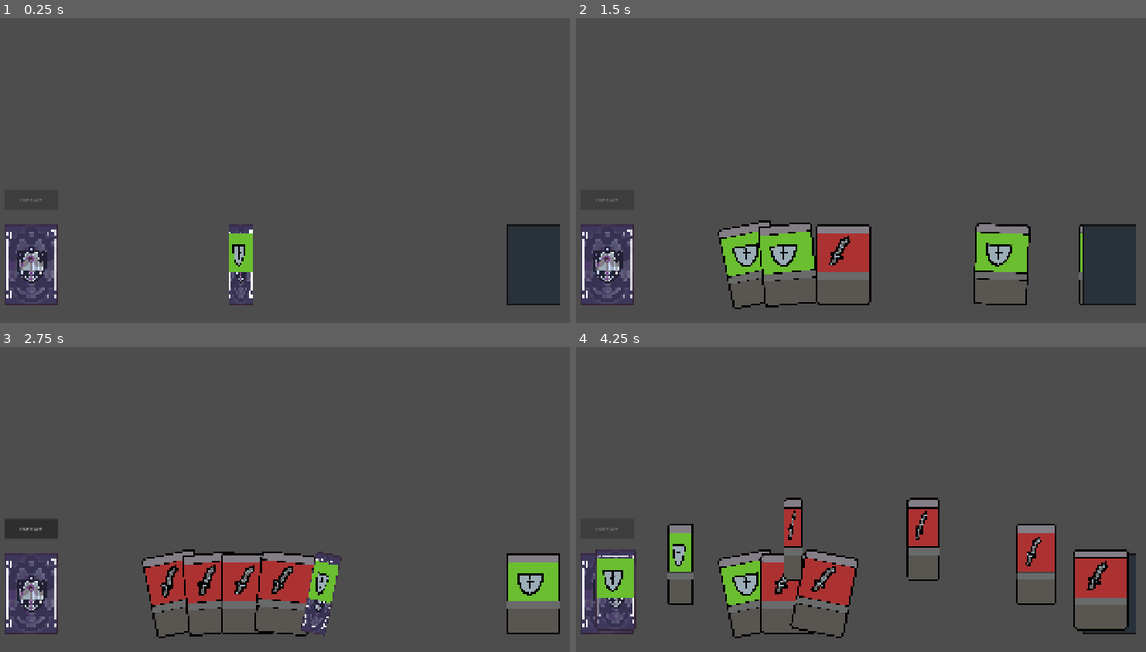
Above: before the commit, frames 1-4 (two rows, left to right).
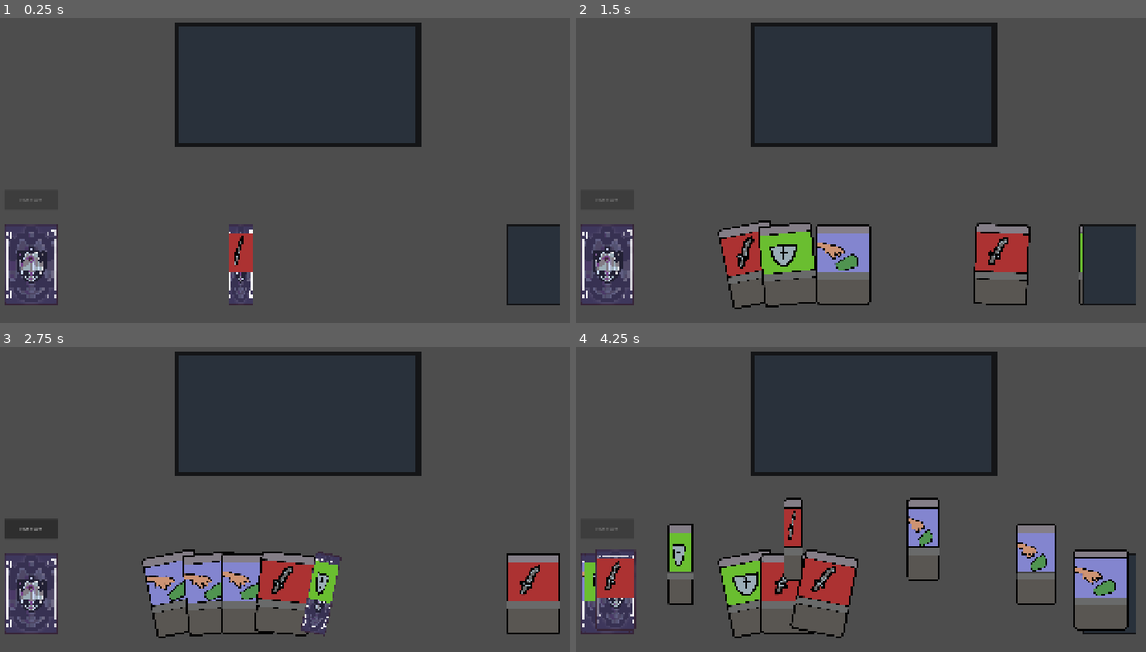
Above: after the commit, the same moments.

Repository: SevvyP/untitled
Game: Godot game, scene res://scenes/main.tscn
The game is run twice, just before and just after one commit, with the same random seed, the same clock (stepped at 60 frames per second) and the same inputs.
Inputs (mouse positions are in pixels of both pictures, inside the frame that each line leads up to):
- Up to frame 1 (0.25 s): no input
- Up to frame 2 (1.5 s): drag from (752, 265) to (918, 82) at 0.52 s; click "End turn" at 1.25 s
- Up to frame 3 (2.75 s): drag from (535, 594) to (96, 594) at 2.02 s
- Up to frame 4 (4.25 s): click "End turn" at 2.75 s; move the mouse to (918, 411) at 3.52 s; click (918, 411) at 3.67 s

The runs differ from the first frame. In frame 1, 18% of the frame differs, in the area x 30-74%, y 1-84%; in frame 2, 21%; in frame 3, 21%; in frame 4, 21%, in the area x 1-97%, y 1-94%.

Commit message:
feat: implement card effects

Diff:
--- a/cards/Defend.tres
+++ b/cards/Defend.tres
@@ -1,9 +1,13 @@
 [gd_resource type="Resource" script_class="CardData" format=3 uid="uid://dkxy5syocqevi"]
 
-[ext_resource type="Texture2D" uid="uid://cpamk1avsjxct" path="res://sprites/defend.png" id="1_3c464"]
-[ext_resource type="Script" uid="uid://yegwd4iidb46" path="res://scripts/card_data.gd" id="2_blkgl"]
+[ext_resource type="Texture2D" uid="uid://cpamk1avsjxct" path="res://sprites/defend.png" id="1_npllq"]
+[ext_resource type="Script" uid="uid://yegwd4iidb46" path="res://scripts/card_data.gd" id="2_vp3g3"]
 
 [resource]
-script = ExtResource("2_blkgl")
-art = ExtResource("1_3c464")
+script = ExtResource("2_vp3g3")
+card_name = "Defend"
+art = ExtResource("1_npllq")
+card_effects = Dictionary[int, int]({
+1: 6
+})
 metadata/_custom_type_script = "uid://yegwd4iidb46"
--- a/cards/Strike.tres
+++ b/cards/Strike.tres
@@ -6,4 +6,7 @@
 [resource]
 script = ExtResource("1_ewkst")
 art = ExtResource("1_why84")
+card_effects = Dictionary[int, int]({
+0: 6
+})
 metadata/_custom_type_script = "uid://yegwd4iidb46"
--- /dev/null
+++ b/cards/draw.tres
@@ -0,0 +1,14 @@
+[gd_resource type="Resource" script_class="CardData" format=3 uid="uid://cyumsiykwrd6x"]
+
+[ext_resource type="Texture2D" uid="uid://20vm4rdnto5j" path="res://sprites/draw.png" id="1_eb5rf"]
+[ext_resource type="Script" uid="uid://yegwd4iidb46" path="res://scripts/card_data.gd" id="1_pvn7b"]
+
+[resource]
+script = ExtResource("1_pvn7b")
+card_name = "Draw"
+description = "Draw 2 cards"
+art = ExtResource("1_eb5rf")
+card_effects = Dictionary[int, int]({
+2: 2
+})
+metadata/_custom_type_script = "uid://yegwd4iidb46"
--- a/scenes/main.tscn
+++ b/scenes/main.tscn
@@ -2,7 +2,11 @@
 
 [ext_resource type="Script" uid="uid://pv4jwrwfe5sj" path="res://scripts/main.gd" id="1_0wfyh"]
 [ext_resource type="PackedScene" uid="uid://2by5rxdywvdw" path="res://prefabs/game_view.tscn" id="2_sugp2"]
+[ext_resource type="Texture2D" uid="uid://booqbd5npgygp" path="res://sprites/card_pile_holder.png" id="4_jyhfs"]
 [ext_resource type="Script" uid="uid://bad21sxhga4fv" path="res://scripts/input_manager.gd" id="6_tefeu"]
+
+[sub_resource type="RectangleShape2D" id="RectangleShape2D_jyhfs"]
+size = Vector2(768, 384)
 
 [node name="battle" type="Node2D" unique_id=759941962]
 script = ExtResource("1_0wfyh")
@@ -19,4 +23,20 @@
 [node name="input_manager" type="Node2D" parent="." unique_id=1147601031]
 script = ExtResource("6_tefeu")
 
+[node name="play_box" type="Area2D" parent="." unique_id=1864854900]
+position = Vector2(80, -192)
+collision_layer = 2
+collision_mask = 2
+metadata/_edit_group_ = true
+
+[node name="Sprite2D" type="Sprite2D" parent="play_box" unique_id=632774017]
+position = Vector2(928, 504)
+rotation = 1.5707964
+scale = Vector2(0.75, 1)
+texture = ExtResource("4_jyhfs")
+
+[node name="CollisionShape2D" type="CollisionShape2D" parent="play_box" unique_id=1803472492]
+position = Vector2(928, 504)
+shape = SubResource("RectangleShape2D_jyhfs")
+
 [connection signal="pressed" from="end_turn" to="." method="_on_button_pressed"]
--- a/scripts/card.gd
+++ b/scripts/card.gd
@@ -12,6 +12,7 @@
 var is_animating: bool = false
 var in_hand_pos: Vector2
 var in_hand_rot: float
+var appearance_tween : Tween
 
 const CARD_DEFAULT_SCALE := Vector2(0.33, 0.33)
 
@@ -75,23 +76,37 @@
 	z_index = 10
 
 
-## Stops dragging and restores the card's hand position.
+## Releases the card at its current position.
 func stop_dragging() -> void:
-	if not is_dragging:
-		return
+	if appearance_tween and appearance_tween.is_valid():
+		appearance_tween.kill()
+	is_dragging = false
+	z_index = 0
+	scale = CARD_DEFAULT_SCALE
 
-	is_dragging = false
-	global_position = in_hand_pos
-	rotation = in_hand_rot
-	z_index = 0
+## Returns a released card to its hand position.
+func return_to_hand() -> void:
+	is_animating = true
 
-	await tween_anim(1)
+	var tween: Tween = create_tween().set_parallel(true)
+	tween.set_trans(Tween.TRANS_CUBIC)
+	tween.set_ease(Tween.EASE_OUT)
+
+	tween.tween_property(self, "global_position", in_hand_pos, 0.15)
+	tween.tween_property(self, "rotation", in_hand_rot, 0.15)
+	tween.tween_property(self, "scale", CARD_DEFAULT_SCALE, 0.15)
+
+	await tween.finished
+	is_animating = false
 
 
 ## Plays the card hover or return animation.[br]
 ## Type 0 enlarges the card; type 1 restores its default scale.
 func tween_anim(type: int) -> void:
+	if appearance_tween and appearance_tween.is_valid():
+		appearance_tween.kill()
 	var tween: Tween = create_tween()
+	appearance_tween = tween
 
 	match type:
 		0: # picked up animation
--- a/scripts/card_data.gd
+++ b/scripts/card_data.gd
@@ -4,10 +4,18 @@
 @export var card_name: String = "Strike"
 @export var cost: int = 1
 @export_multiline var description: String = "Deal 6 damage."
-@export var attack: int = 6
-@export var block: int = 0
 @export var art: Texture2D
 
-# Card behaviour as an enum keeps "what does this card do" data-driven.
-enum Effect { ATTACK, DEFEND, DRAW }
-@export var effects: Array[Effect] = [Effect.ATTACK]
+## The list of effects that a card can perform
+enum Effect { ATTACK, DEFEND, DRAW, INFLICT_VULNERABLE }
+
+## Card behaviour is a list of action + modifier.
+## Each action has a defined set of rules, i.e.:[br]
+## 	ATTACK = apply modifier as damage on the target[br]
+##  INFLICT_<STATUS> = apply modifier as stacks of status on the target[br]
+## In this way, every possible card ability behaviour can be expressed as an ordered list of
+## actions and modifiers. Set the base modifiers for the actions, addtional modifiers will be applied
+## by the game manager
+@export var card_effects : Dictionary[Effect, int] = {
+	Effect.ATTACK: 1,
+}
--- a/scripts/game_state.gd
+++ b/scripts/game_state.gd
@@ -5,6 +5,9 @@
 var hand: Array[CardInstance] = []
 var discard: Array[CardInstance] = []
 
+@export var player_health : int = 0
+@export var player_mana : int = 0
+@export var player_gold : int = 0
 
 ## Builds and shuffles the starting deck from CardData resources.
 func build_deck(starting_cards: Array[CardData]) -> void:
--- a/scripts/game_view.gd
+++ b/scripts/game_view.gd
@@ -11,7 +11,6 @@
 const ANIMATION_Z_INDEX := 100
 
 var card_views: Dictionary[int, Card] = {}
-
 
 ## Initializes the pile visuals and disables interaction with the discard top card.
 func _ready() -> void:
@@ -37,55 +36,77 @@
 	card_views[card_instance.id] = card_scene
 	return card_scene
 
-
-## Animates all cards into their correct hand positions.[br]
-## Existing cards reposition simultaneously with the newly drawn card.
-func animate_hand_layout(hand_cards: Array[CardInstance], new_card: CardInstance = null) -> void:
-	if hand_cards.is_empty():
+func animate_hand_layout(
+	hand_cards: Array[CardInstance],
+	new_card: CardInstance = null
+) -> void:
+	var layout_cards: Array[CardInstance] = hand_cards.duplicate()
+
+	if layout_cards.is_empty():
 		return
 
 	var max_offset: float = 450.0
-	var offset: float = max_offset * (float(hand_cards.size() - 1) / float(HAND_SIZE - 1))
-	var tweens: Array[Tween] = []
-
-	for index in range(hand_cards.size()):
-		var card_instance: CardInstance = hand_cards[index]
+	var offset: float = (
+		max_offset
+		* float(layout_cards.size() - 1)
+		/ float(HAND_SIZE - 1)
+	)
+
+	var animated_views: Array[Card] = []
+
+	var tween: Tween = create_tween().set_parallel(true)
+	tween.set_ease(Tween.EASE_OUT)
+	tween.set_trans(Tween.TRANS_CUBIC)
+
+	for index in range(layout_cards.size()):
+		var card_instance: CardInstance = layout_cards[index]
+
+		assert(
+			card_views.has(card_instance.id),
+			"Hand contains card %d, but its visual is missing"
+			% card_instance.id
+		)
+
 		var card_view: Card = card_views[card_instance.id]
-
 		var final_pos: Vector2
 		var final_rot: float
 
-		if hand_cards.size() > 1:
-			var hand_ratio: float = float(index) / float(hand_cards.size() - 1)
-
-			final_pos = hand_reference.to_global(Vector2(hand_ratio * offset, 0))
+		if layout_cards.size() > 1:
+			var hand_ratio: float = (
+				float(index) / float(layout_cards.size() - 1)
+			)
+			final_pos = hand_reference.to_global(
+				Vector2(hand_ratio * offset, 0)
+			)
 			final_rot = lerp_angle(-0.2, 0.2, hand_ratio)
 		else:
-			final_pos = hand_reference.to_global(Vector2(max_offset / 2.0, 0))
+			final_pos = hand_reference.to_global(
+				Vector2(max_offset / 2.0, 0)
+			)
 			final_rot = 0.0
 
 		card_view.in_hand_pos = final_pos
 		card_view.in_hand_rot = final_rot
 		card_view.is_animating = true
-
-		# apply delay to the tweens
-		var tween: Tween = get_tree().create_tween().set_ease(Tween.EASE_OUT).set_trans(Tween.TRANS_CUBIC)
-
-		# play the flip card animation only if this is a new card
+		animated_views.append(card_view)
+
 		if card_instance == new_card:
-			tween.parallel().tween_callback(card_view.get_node("animation").play.bind("flip_card"))
-
-		tween.parallel().tween_property(card_view, "global_position", final_pos, 0.15)
-		tween.parallel().tween_property(card_view, "rotation", final_rot, 0.15)
-
-		tweens.append(tween)
-
-	for tween in tweens:
-		await tween.finished
-
-	for card_instance in hand_cards:
-		var card_view: Card = card_views[card_instance.id]
-		card_view.is_animating = false
+			tween.tween_callback(
+				card_view.get_node("animation").play.bind("flip_card")
+			)
+
+		tween.tween_property(
+			card_view, "global_position", final_pos, 0.15
+		)
+		tween.tween_property(
+			card_view, "rotation", final_rot, 0.15
+		)
+
+	await tween.finished
+
+	for card_view in animated_views:
+		if is_instance_valid(card_view):
+			card_view.is_animating = false
 
 
 ## Creates and animates a new card entering the hand.
@@ -192,8 +213,10 @@
 
 	var deck_back: CanvasItem = deck_reference.get_node("card_back")
 
+	var temporary_cards: Array[Card] = []
 	for index in range(cards.size()):
 		var card_view: Card = instantiate_card(cards[index])
+		temporary_cards.append(card_view)
 		discard_reference.add_child(card_view)
 		card_view.global_position = discard_reference.global_position
 		card_view.is_animating = true
@@ -237,7 +260,6 @@
 		).set_delay(delay)
 
 		tween.tween_callback(deck_back.show).set_delay(delay + MOVE_DURATION)
-		tween.tween_callback(card_view.queue_free).set_delay(delay + MOVE_DURATION)
 
 	# Keep the discard visible until its last card departs.
 	tween.tween_callback(discard_top_card_reference.hide).set_delay(
@@ -245,6 +267,8 @@
 	)
 
 	await tween.finished
+	for card_view in temporary_cards:
+		card_view.queue_free()
 
 
 ## Animates a temporary card from the discard pile to the deck.[br]
--- a/scripts/input_manager.gd
+++ b/scripts/input_manager.gd
@@ -1,8 +1,13 @@
 extends Node2D
 
+@onready var play_box : Area2D = $"../play_box"
+
 const COLLISION_MASK_CARD: int = 1
+const COLLISION_MASK_PLAY_BOX: int = 2
 
 var dragged_card: Card = null
+
+signal card_play_requested(carde : Card)
 
 
 ## Handles mouse presses and releases for dragging cards.
@@ -23,8 +28,17 @@
 			if not dragged_card:
 				return
 
-			dragged_card.stop_dragging()
+			var released_card: Card = dragged_card
 			dragged_card = null
+			released_card.stop_dragging()
+			released_card.is_animating = true
+
+			# if released within the play_box
+			if is_over_play_box(get_global_mouse_position()):
+				card_play_requested.emit(released_card)
+
+			else:
+				await released_card.return_to_hand()
 
 
 ## Returns the topmost interactive card at the given global position.[br]
@@ -69,3 +83,23 @@
 			highest_card = card
 
 	return highest_card
+
+
+## checks if the playbox is at the curser
+func is_over_play_box(global_click_pos: Vector2) -> bool:
+	var space_state := get_world_2d().direct_space_state
+
+	# Set up a physics point query at the mouse position
+	var query := PhysicsPointQueryParameters2D.new()
+	query.position = global_click_pos
+	query.collision_mask = COLLISION_MASK_PLAY_BOX
+	query.collide_with_areas = true
+	query.collide_with_bodies = false # Ignore player/walls, only look for card Areas
+
+	# Intersect point returns an array of dictionaries representing all overlapping areas
+	var results := space_state.intersect_point(query)
+
+	if results.is_empty():
+		return false
+
+	return true
--- a/scripts/main.gd
+++ b/scripts/main.gd
@@ -2,6 +2,7 @@
 
 @onready var game_view: GameView = $game_view
 @onready var end_turn_reference: Button = $end_turn
+@onready var input_manager = $input_manager
 
 @export var starting_deck: Array[CardData] = []
 
@@ -11,21 +12,25 @@
 
 ## true when the game state is updating and player interactions should be paused
 var is_game_state_updating: bool = false
-
 
 ## Initializes the game state, builds the starting deck, and draws the first hand
 func _ready() -> void:
 	game_state = GameState.new()
 
+	input_manager.card_play_requested.connect(_on_card_play_requested)
+
 	# hacky way to prevent issues with the fiest card dealt
 	await get_tree().create_timer(0.15).timeout
 
 	# TODO: build and assign starting deck instead of placeholder
-	var Strike: CardData = load("res://cards/Strike.tres")
-	var Defend: CardData = load("res://cards/Defend.tres")
+	var Strike: CardData = load("res://cards/strike.tres")
+	var Defend: CardData = load("res://cards/defend.tres")
+	var Draw: CardData = load("res://cards/draw.tres")
 	for i in range(13):
-		if i % 2 == 0:
+		if i % 3 == 0:
 			starting_deck.append(Strike)
+		elif i % 2 == 0:
+			starting_deck.append(Draw)
 		else:
 			starting_deck.append(Defend)
 
@@ -73,6 +78,54 @@
 	# start new turn
 	is_game_state_updating = false
 	end_turn_reference.disabled = false
+
+## Signal recieved from input manager to attempt to play a card
+func _on_card_play_requested(card: Card) -> void:
+	var card_instance: CardInstance = card.card_instance
+	if is_game_state_updating or card_instance == null or not game_state.hand.has(card_instance):
+		await card.return_to_hand()
+		return
+
+	is_game_state_updating = true
+
+	card.z_index = GameView.ANIMATION_Z_INDEX
+
+	# Keep the logical instance: discard frees the visual Card node.
+	await discard_card(card_instance)
+	await resolve_card_effects(card_instance)
+	await game_view.animate_hand_layout(game_state.hand)
+
+	is_game_state_updating = false
+
+
+## Resolve the effects of a card
+func resolve_card_effects(card_instance: CardInstance) -> void:
+	for action in card_instance.data.card_effects:
+		var base_modifier: int = card_instance.data.card_effects[action]
+		var amount: int = base_modifier + get_effect_bonus(action)
+
+		match action:
+			CardData.Effect.ATTACK:
+				# Replace with damage application once targets exist.
+				print("Deal %d damage" % amount)
+
+			CardData.Effect.DEFEND:
+				# Replace with adding block to the player.
+				print("Gain %d block" % amount)
+
+			CardData.Effect.DRAW:
+				for i in range(maxi(amount, 0)):
+					await draw_card()
+
+			CardData.Effect.INFLICT_VULNERABLE:
+				# Replace with adding stacks to the target.
+				print("Apply %d vulnerable" % amount)
+
+
+## TODO: get bonus mondifiers to apply
+func get_effect_bonus(action: CardData.Effect) -> int:
+	# Look up relevant player buffs, relics, etc. here.
+	return 0
 
 
 ## Draws one logical card and animates it entering the hand.[br]
Binary file added: sprites/draw.png
Not shown, added: sprites/draw.png.import
